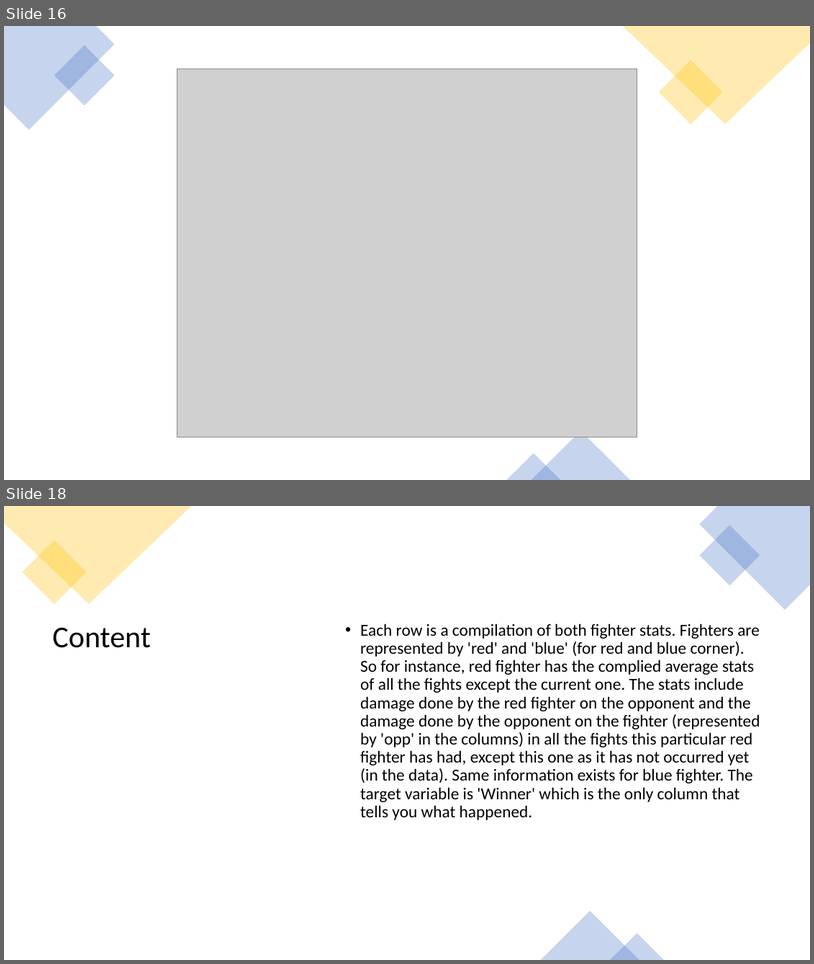
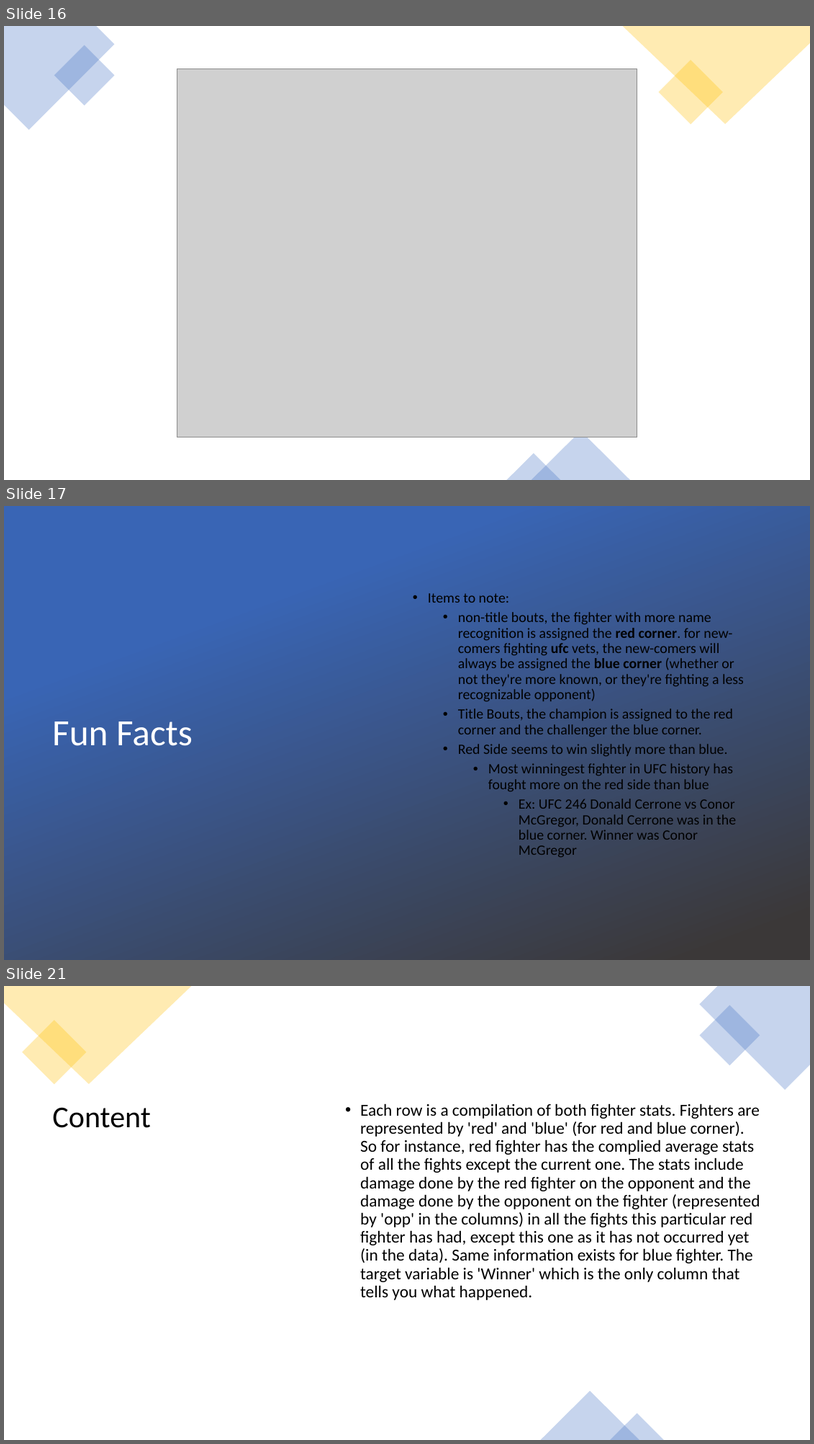
Before and after one commit to Rich-Hamilton88/machine_learning_project, a slide deck: Machine Learning Project/UFC.pptx. Shown one above the other, each under a label of ours: slides 16 and 18 before the commit, slides 16, 17 and 21 after it; the slides between them are not shown. The pictures are 814x964 and 814x1444 pixels, drawn with LibreOffice and Linux fonts; fonts in the diff are those of the drawing; grey boxes stand for pictures; background and template pictures are left out. Boxes give left, top, right and bottom in pixels: in the first picture for what was removed or moved away, otherwise in the second. Text is boxed around its words. In the diff, an @@ line names an element or a change of style, - is before the commit and + after.

```diff
--- a/Machine Learning Project/UFC.pptx
+++ b/Machine Learning Project/UFC.pptx
@@ slide 17 added at (4,506,810,960), background picture (left out) @@
@@ rectangle added at (4,506,810,960), fill gradient #3965B5 to #3B3838 @@
@@ text added at (428,593,744,857), 17 pt, text #000000 @@
+• Items to note:
+  • non-title bouts, the fighter with more name recognition is assigned the red corner. for new-comers fighting ufc vets, the new-comers will always be assigned the blue corner (whether or not they're more known, or they're fighting a less recognizable opponent)
+  • Title Bouts, the champion is assigned to the red corner and the challenger the blue corner.
+  • Red Side seems to win slightly more than blue.
+    • Most winningest fighter in UFC history has fought more on the red side than blue
+      • Ex: UFC 246 Donald Cerrone vs Conor McGregor, Donald Cerrone was in the blue corner. Winner was Conor McGregor
@@ title added at (52,721,193,746), 44 pt, text #FFFFFF @@
+Fun Facts
@@ what was slide 18 is now slide 21 @@
```
Also in this commit, not shown: 1 slide changed, 3 other slides added.
